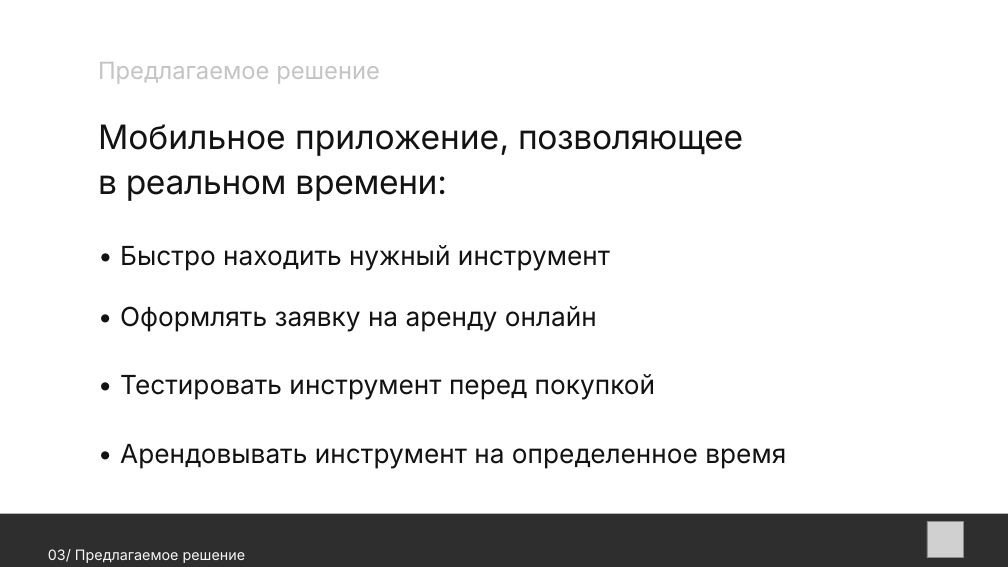
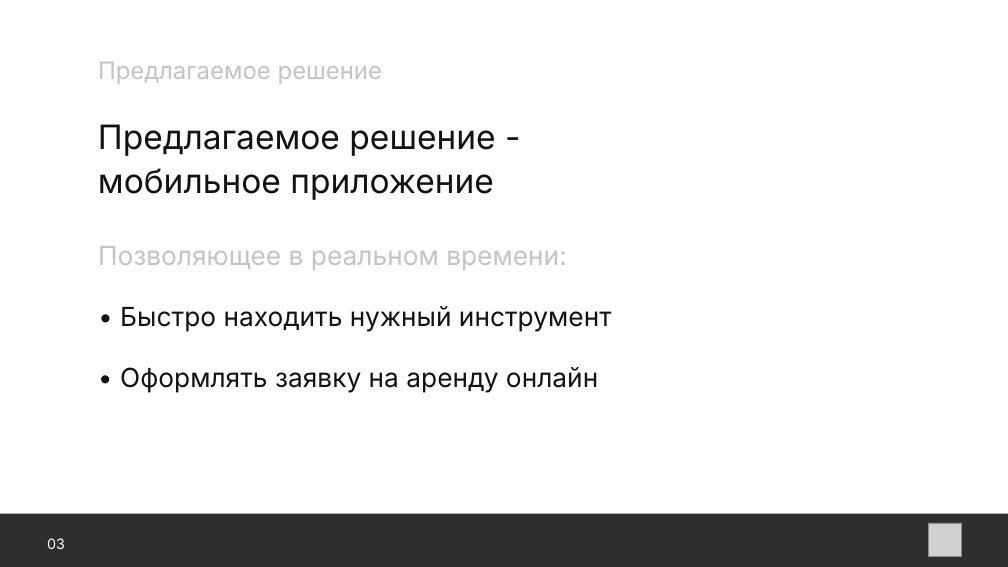
Before and after one commit to BuchnevDmitry/tp-9.2, a slide deck: slide 4 of presentation/Презентация.pptx. Drawn at 1008x567 pixels with LibreOffice and Linux fonts; fonts in the diff are those of the drawing; grey boxes stand for pictures. Boxes give left, top, right and bottom in pixels: in the first picture for what was removed or moved away, otherwise in the second. Text is boxed around its words. In the diff, an @@ line names an element or a change of style, - is before the commit and + after.

```diff
--- a/presentation/Презентация.pptx
+++ b/presentation/Презентация.pptx
@@ text "Предлагаемое решение" at (x1=98, y1=62, x2=382, y2=84): size 34 to 34.2 pt @@
@@ text added at (x1=98, y1=124, x2=495, y2=200), 47.9 pt, text #131212 @@
+Предлагаемое решение -
+мобильное приложение
@@ text at (x1=98, y1=246, x2=567, y2=270): text changed; size 48 to 37.6 pt; text colour #131212 to #C4C4C4 @@
-Мобильное приложение, позволяющее
-в реальном времени:
+Позволяющее в реальном времени:
@@ text "• Быстро находить нужный инструмент" moved from (x1=120, y1=245, x2=610, y2=271) to (x1=120, y1=306, x2=612, y2=332) @@
@@ text "• Быстро находить нужный инструмент" at (x1=120, y1=306, x2=612, y2=332): size 37.5 to 37.6 pt @@
@@ text "• Оформлять заявку на аренду ..." moved from (x1=120, y1=306, x2=597, y2=332) to (x1=120, y1=367, x2=598, y2=393) @@
@@ text "• Оформлять заявку на аренду ..." at (x1=120, y1=367, x2=598, y2=393): size 37.5 to 37.6 pt @@
@@ text removed at (x1=120, y1=374, x2=656, y2=400) @@
-• Тестировать инструмент перед покупкой
@@ text removed at (x1=120, y1=444, x2=786, y2=469) @@
-• Арендовывать инструмент на определенное время
@@ text added at (x1=47, y1=538, x2=65, y2=549), 20.5 pt, text #F9F8F8 @@
+03
@@ text removed at (x1=48, y1=549, x2=246, y2=563) @@
-03/ Предлагаемое решение
```
Also in this commit, not shown: 7 other slides changed, 2 slides added, 2 slides removed, 1 other file.
